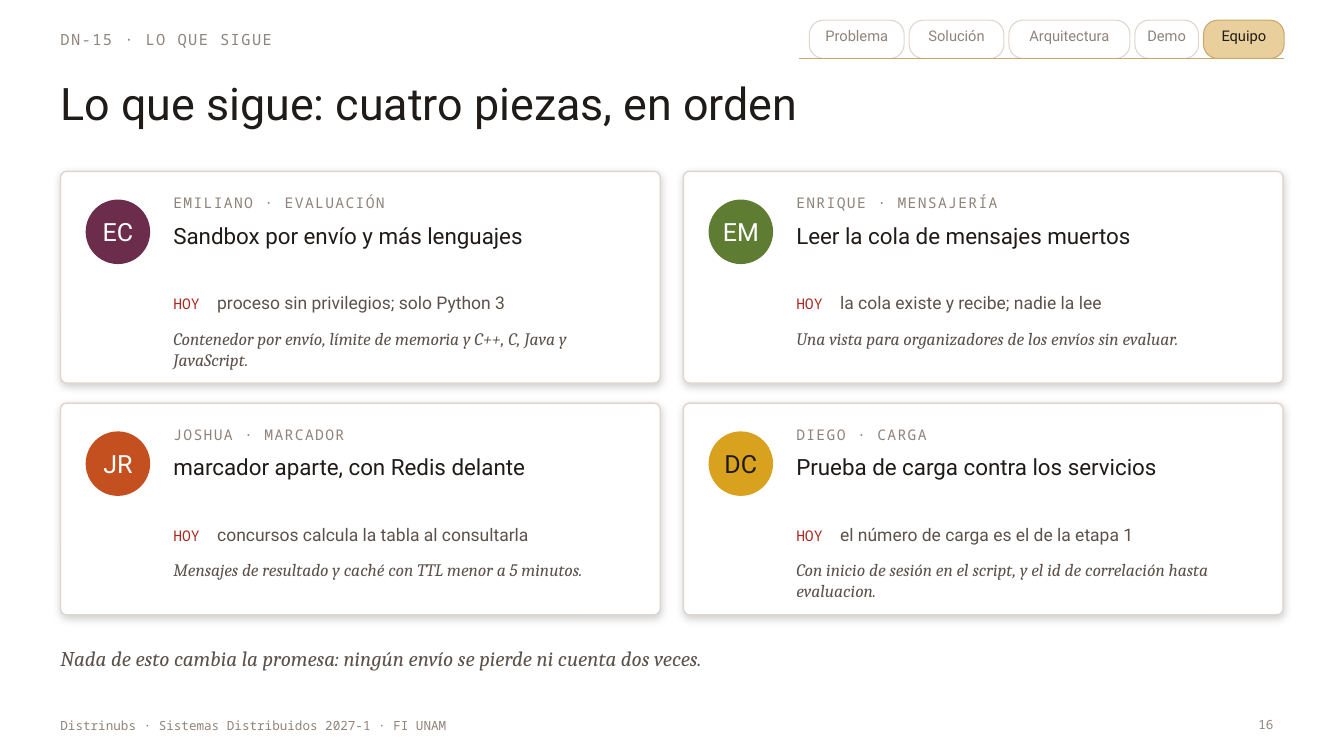
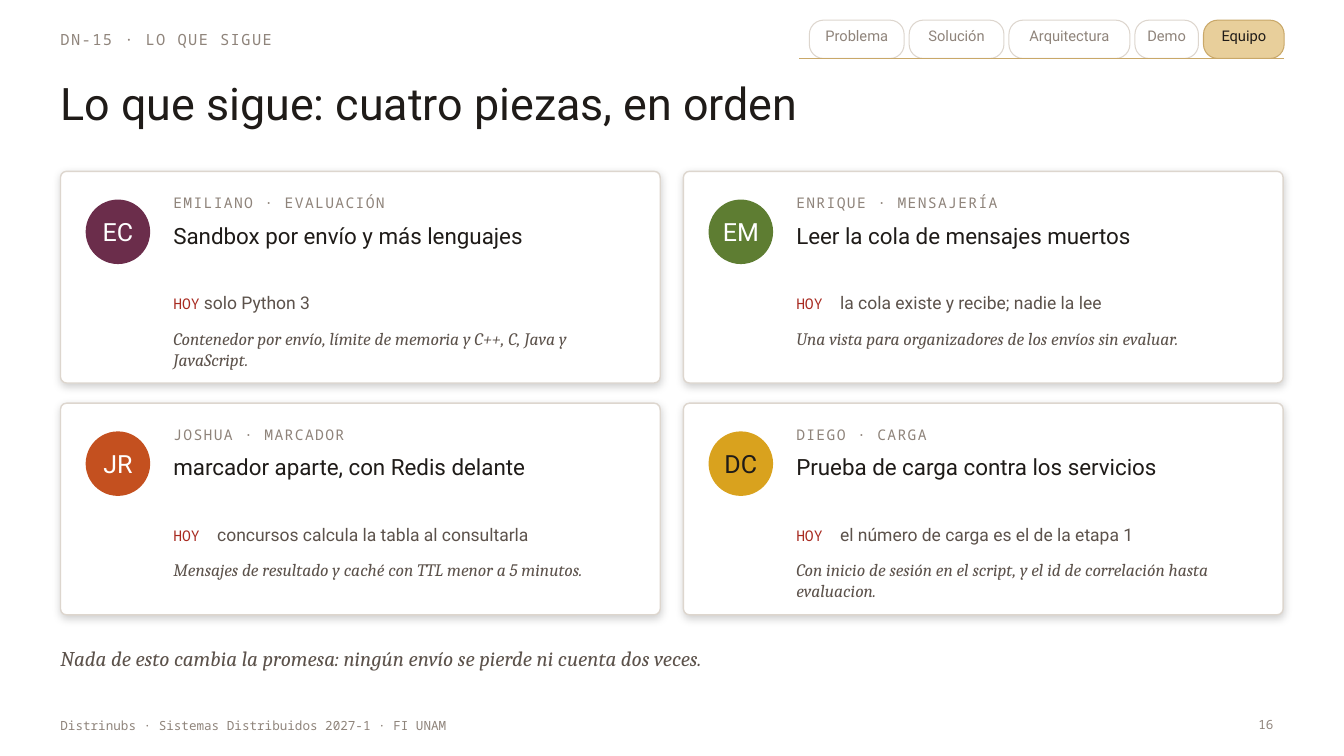
Before and after one commit to Delta2904/sd-2027-1-distrinubs, a slide deck: slide 16 of docs/pitch-distrinubs.pptx. Drawn at 1344x756 pixels with LibreOffice and Linux fonts; fonts in the diff are those of the drawing. Boxes give left, top, right and bottom in pixels: in the first picture for what was removed or moved away, otherwise in the second. Text is boxed around its words. In the diff, an @@ line names an element or a change of style, - is before the commit and + after.

```diff
--- a/docs/pitch-distrinubs.pptx
+++ b/docs/pitch-distrinubs.pptx
@@ text at bbox=[173, 296, 310, 313]: text changed @@
-HOY proceso sin privilegios; solo Python 3
+HOY solo Python 3
```
Also in this commit, not shown: 1 other slide changed, 2 other files.
